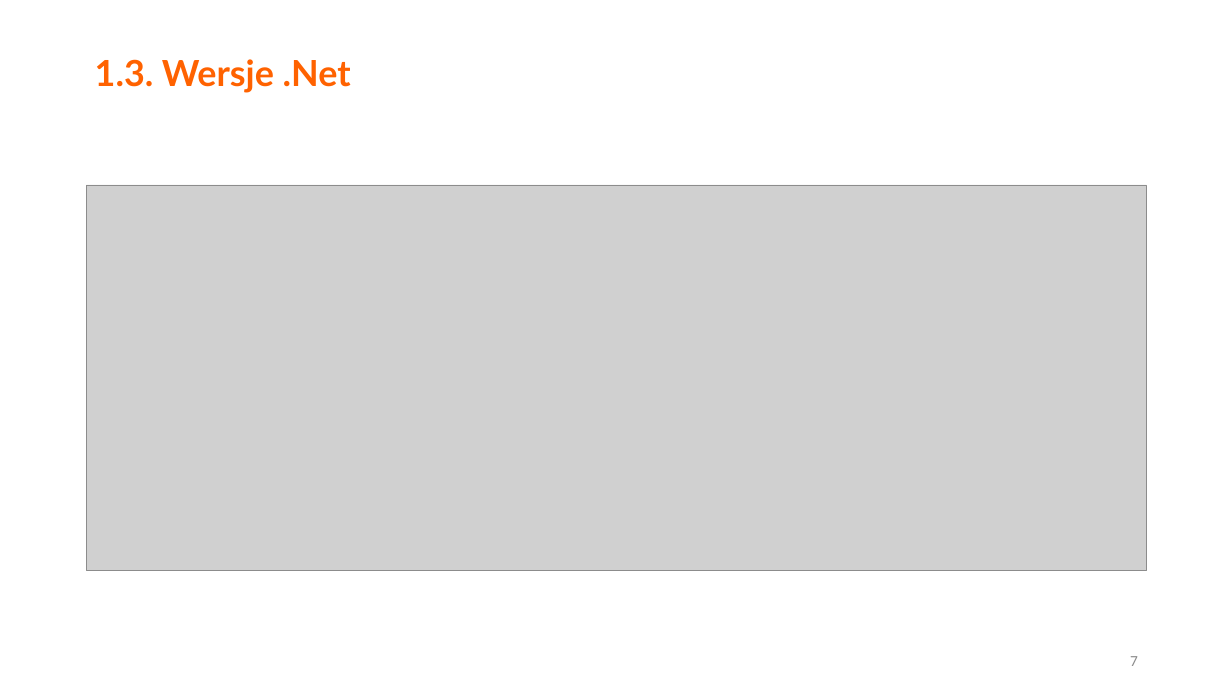
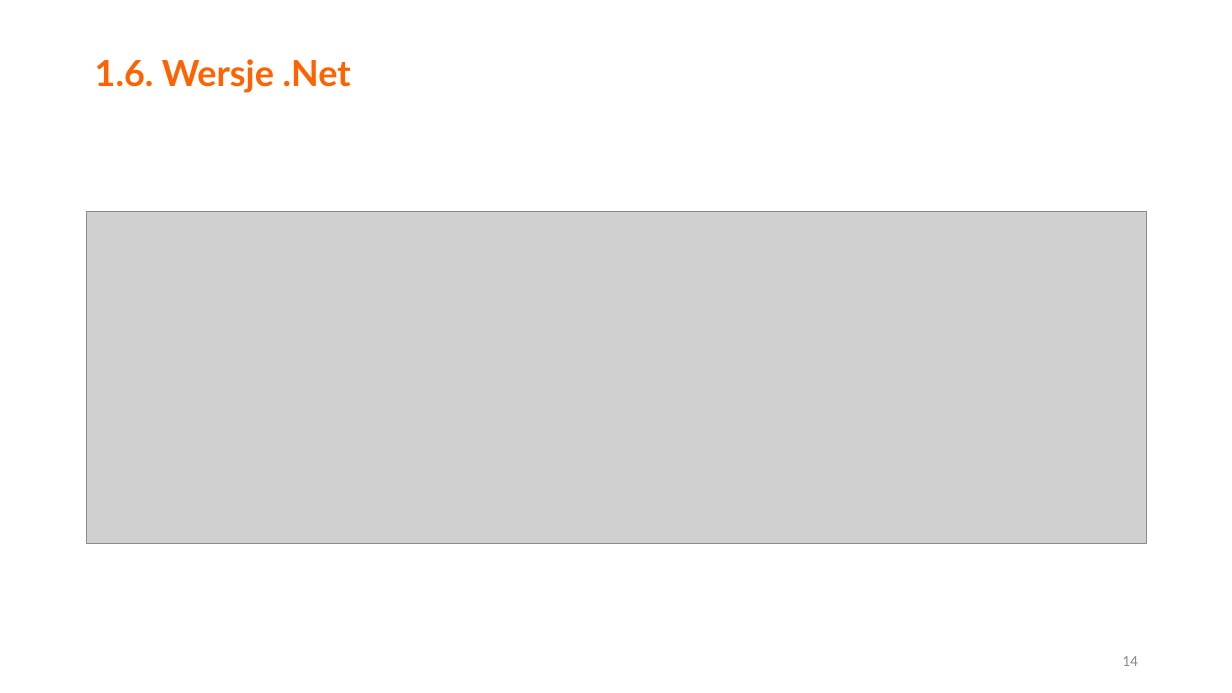
Before and after one commit to morelq/PodstawyCsharp, a slide deck: slide 14 of Podstawy Csharp v2.pptx (slide 7 before the commit). Drawn at 1232x693 pixels with LibreOffice and Linux fonts; fonts in the diff are those of the drawing; grey boxes stand for pictures. Boxes give left, top, right and bottom in pixels: in the first picture for what was removed or moved away, otherwise in the second. Text is boxed around its words. In the diff, an @@ line names an element or a change of style, - is before the commit and + after.

Commit message:
Usunięto "Visual Studio", zaktualizowano wprowadzenie (zaktualizowano wersje c# i .neta) dodano więcej informacji o platformie dodano informacje o tym czym jest jest jezyk programowania etc

```diff
--- a/Podstawy Csharp v2.pptx
+++ b/Podstawy Csharp v2.pptx
@@ title at [95,59,351,93]: text changed @@
-1.3. Wersje .Net
+1.6. Wersje .Net
@@ picture: place and size @@
-picture at [87,185,1147,571]
+picture at [87,212,1147,543]
@@ page number at [1122,656,1138,666]: text changed @@
-7
+14
```
Also in this commit, not shown: 19 other slides changed, 10 slides added, 3 slides removed, 14 other files.
